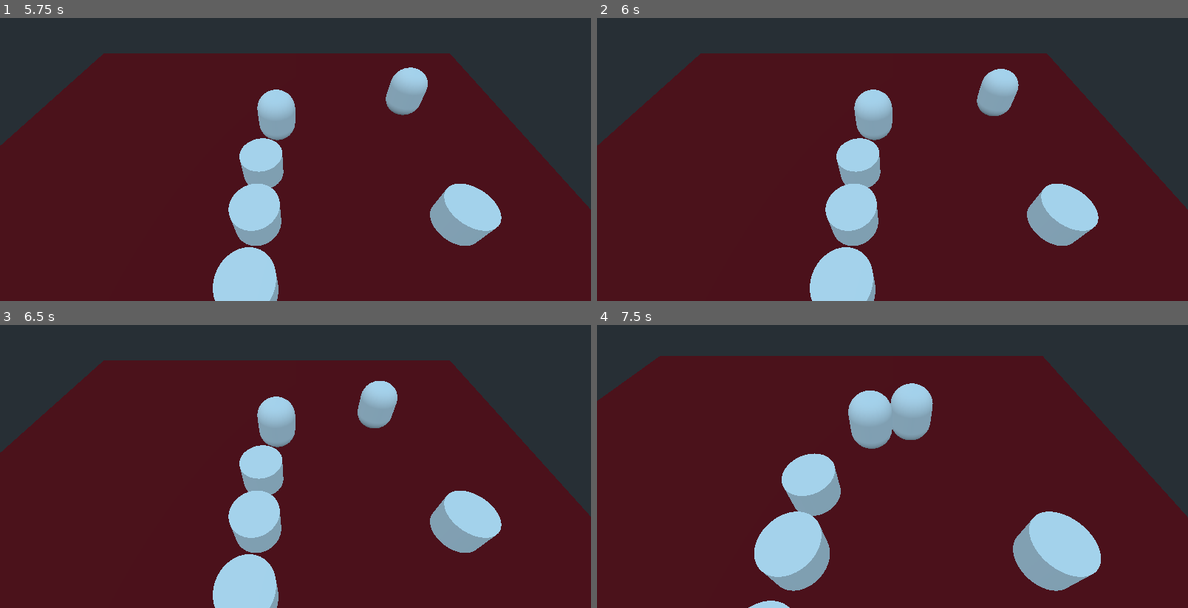
Above: before the commit, frames 1-4 (two rows, left to right).
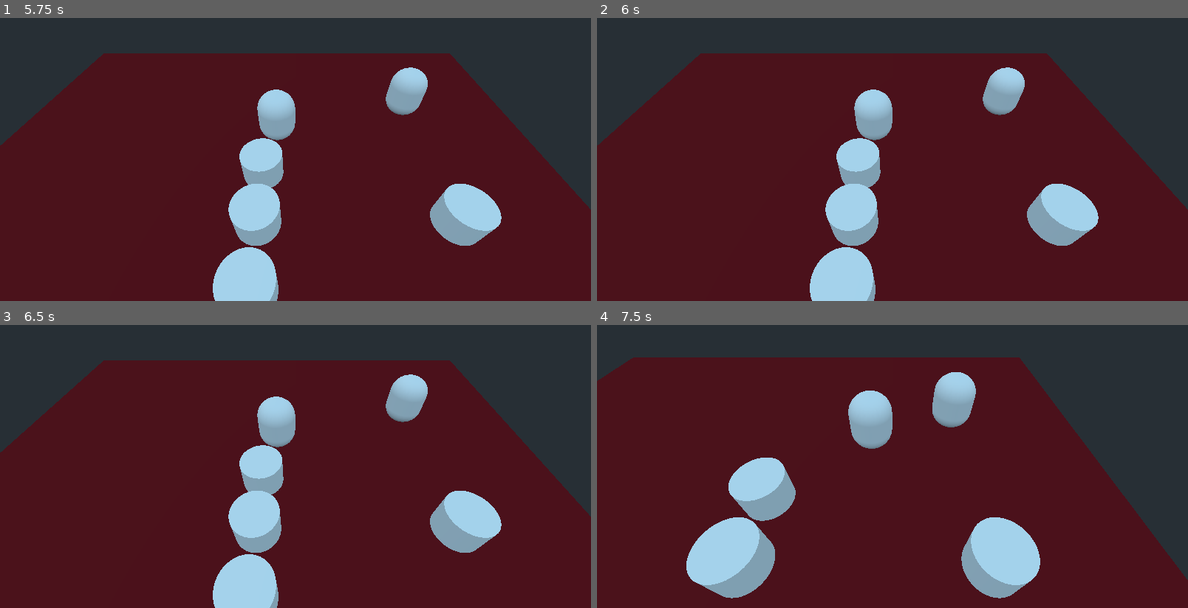
Above: after the commit, the same moments.

Repository: rafaelrpbelo/puko
Game: Godot game, scene res://Main.tscn
Two runs of this game, one before a commit and one after it. Both use one fixed random seed, a clock stepped at 60 frames per second and the inputs below.
Inputs (mouse positions are in pixels of both pictures, inside the frame that each line leads up to):
- Up to frame 1 (5.75 s): tap Enter at 0.5 s; move the mouse to (425, 111) at 0.52 s; right-click (425, 111) at 0.6 s; click (425, 111) at 0.67 s; move the mouse to (177, 145) at 1.27 s; tap Middle mouse button (camera_rotate) at 1.35 s; click (177, 145) at 1.42 s; right-click (177, 145) at 1.55 s; move the mouse to (354, 51) at 2.02 s; hold Mouse wheel up (camera_zoom_in) 2.03-2.78 s; click (354, 51) at 2.17 s; right-click (354, 51) at 2.3 s; move the mouse to (265, 196) at 2.77 s; tap Mouse wheel down (camera_zoom_out) at 2.85 s; click (265, 196) at 2.92 s; right-click (265, 196) at 3.05 s; move the mouse to (472, 179) at 3.52 s; click (472, 179) at 3.6 s; right-click (472, 179) at 3.8 s; move the mouse to (118, 77) at 4.27 s; right-click (118, 77) at 4.35 s; click (118, 77) at 4.42 s; move the mouse to (325, 128) at 5.02 s; right-click (325, 128) at 5.1 s; click (325, 128) at 5.17 s
- Up to frame 2 (6 s): move the mouse to (803, 43) at 5.77 s; tap Middle mouse button (camera_rotate) at 5.85 s; click (803, 43) at 5.92 s
- Up to frame 3 (6.5 s): right-click (206, 350) at 6.05 s
- Up to frame 4 (7.5 s): move the mouse to (1022, 418) at 6.52 s; hold Mouse wheel up (camera_zoom_in) 6.53-7.28 s; click (1022, 418) at 6.67 s; right-click (1022, 418) at 6.8 s; move the mouse to (774, 452) at 7.27 s; tap Mouse wheel down (camera_zoom_out) at 7.35 s; click (774, 452) at 7.42 s

Frame 1 is identical in both runs. In frame 2, 0.4% of the frame differs, in the area x 64-73%, y 17-35%; in frame 3, 1.6%; in frame 4, 22%, in the area x 0-100%, y 10-100%.

Commit message:
WIP: Enemy attack

Diff:
--- a/Enemy.gd
+++ b/Enemy.gd
@@ -28,6 +28,11 @@
 	path_node = 0
 	path = nav.get_simple_path(global_transform.origin, target_pos)
 
+func receive_attack(enemy: KinematicBody) -> void:
+	if targets.find(enemy) < 0:
+		targets.push_back(enemy)
+		timer.start()
+
 func _on_body_entered(body: Node) -> void:
 	# FIXME: Improve. Should not use body.name
 	if aggressive and body is KinematicBody and body.name == "Player":
@@ -37,6 +42,7 @@
 		targets.push_back(body)
 
 func _on_body_exited(body):
+	print("left: ", body)
 	targets.remove(targets.find(body))
 
 	if targets.size() == 0:
@@ -45,6 +51,5 @@
 		timer.stop()
 
 func _on_timeout():
-	print("timeout")
 	if targets.size() > 0:
 		move_to(targets[0].global_transform.origin)
--- a/Main.tscn
+++ b/Main.tscn
@@ -92,9 +92,10 @@
 navigation_path = NodePath("..")
 
 [node name="Enemy" parent="Map" instance=ExtResource( 2 )]
+move_speed = 1.5
 navigation_path = NodePath("..")
+aggressive = false
 
 [node name="Enemy2" parent="Map" instance=ExtResource( 2 )]
 transform = Transform( 1, 0, 0, 0, 1, 0, 0, 0, 1, -55.9505, 6.21644, 8.22219 )
 navigation_path = NodePath("..")
-aggressive = false
--- a/Player.gd
+++ b/Player.gd
@@ -29,7 +29,7 @@
 
 func _process_atack():
 	if selected and enemies_on_range.find(selected) > -1:
-		print("attacking...")
+		selected.receive_attack (self)
 
 func _on_interacting(collider: Node) -> void:
 	if collider.is_in_group("enemy"):
